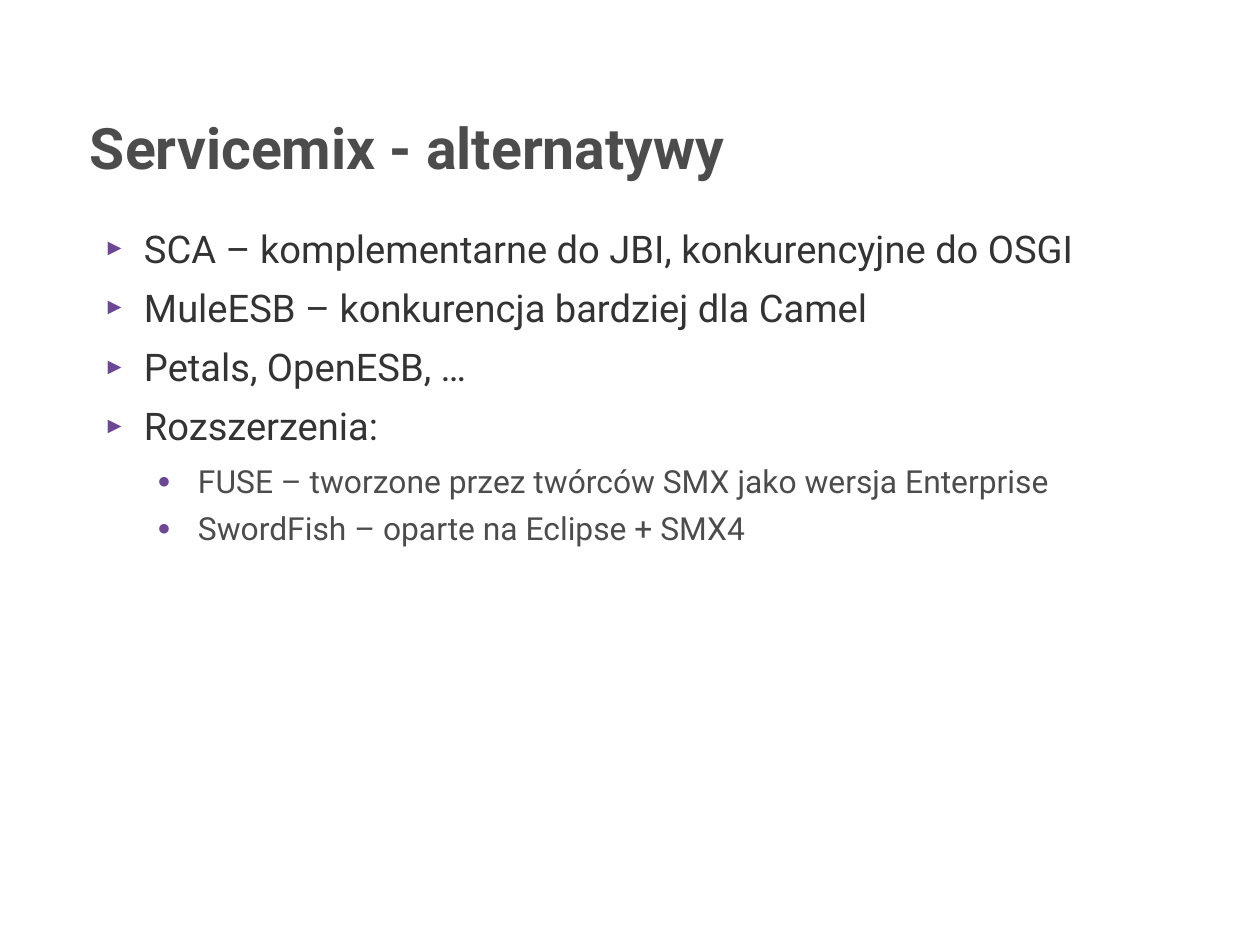
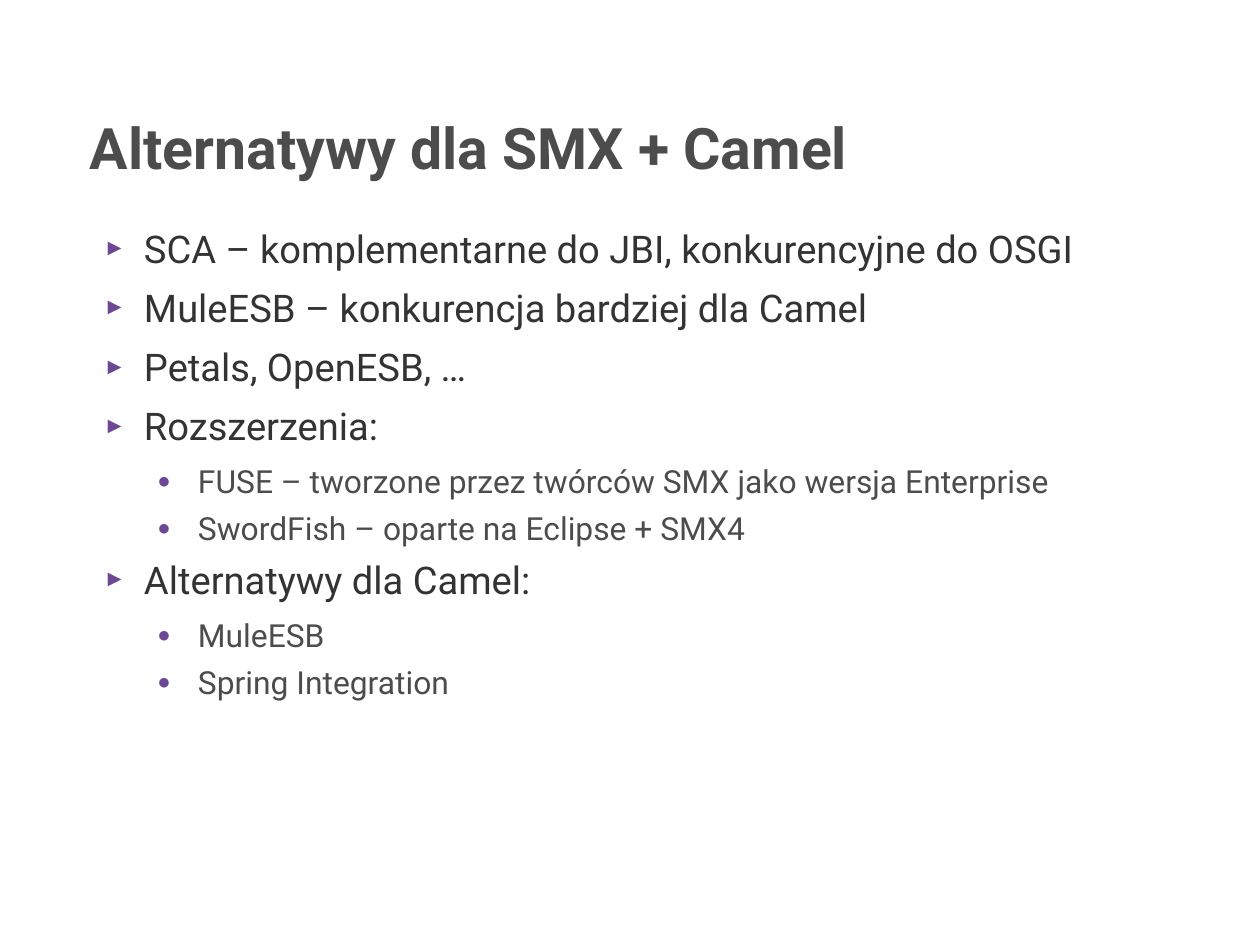
Before and after one commit to rafalrusin/ode-smx-jug, a slide deck: slide 17 of smx.odp (slide 12 before the commit). Drawn at 1260x945 pixels with LibreOffice and Linux fonts; fonts in the diff are those of the drawing; background and template pictures are left out. Boxes give left, top, right and bottom in pixels: in the first picture for what was removed or moved away, otherwise in the second. Text is boxed around its words. In the diff, an @@ line names an element or a change of style, - is before the commit and + after.

```diff
--- a/smx.odp
+++ b/smx.odp
@@ title at [90, 126, 847, 181]: text changed @@
-Servicemix - alternatywy
+Alternatywy dla SMX + Camel
@@ text at [144, 565, 531, 701]: paragraphs added @@
+► Alternatywy dla Camel:
+  ● MuleESB
+  ● Spring Integration
```
Also in this commit, not shown: 1 other slide changed, 1 slide added, 1 slide removed, 1 other file.
